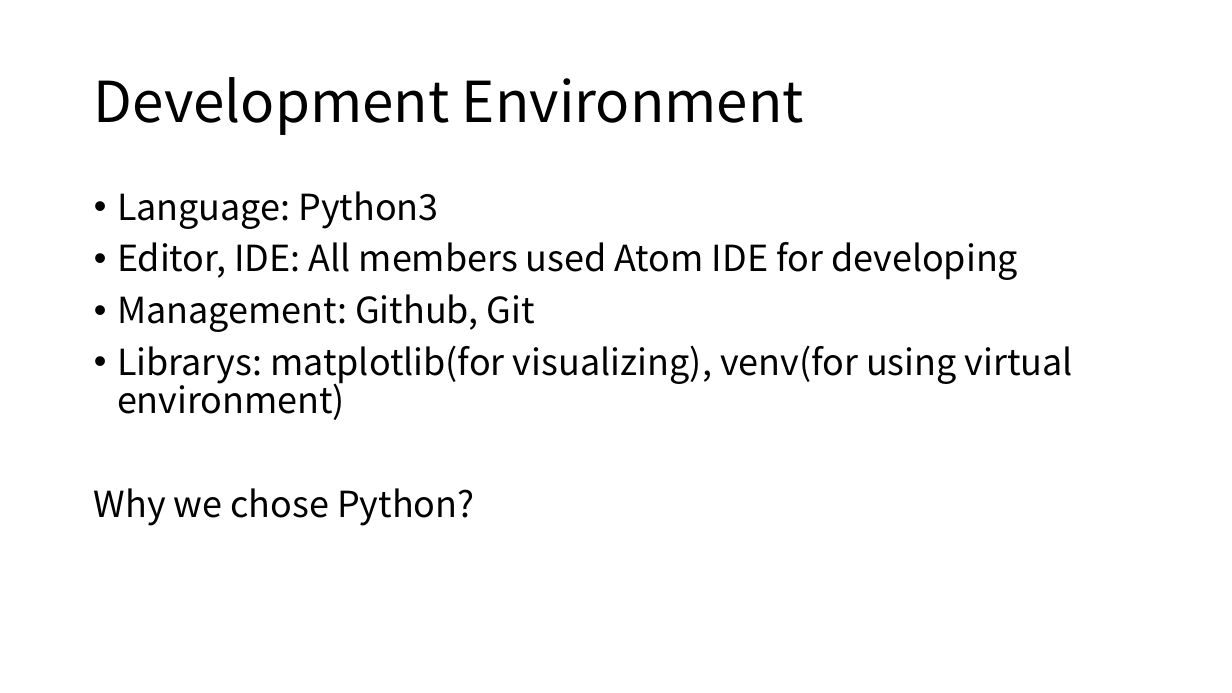
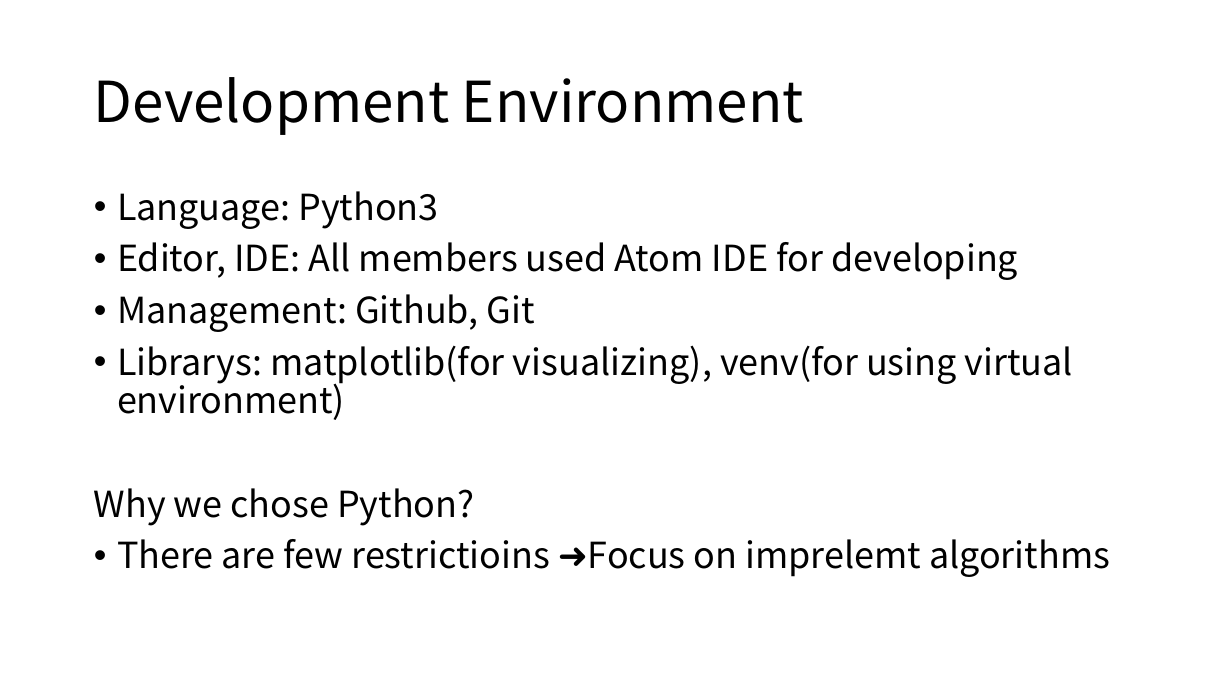
Before and after one commit to ie03-aizu-2019/ie03project-skys, a slide deck: slide 4 of Reports/final.pptx (slide 3 before the commit). Drawn at 1232x693 pixels with LibreOffice and Linux fonts; fonts in the diff are those of the drawing. Boxes give left, top, right and bottom in pixels: in the first picture for what was removed or moved away, otherwise in the second. Text is boxed around its words. In the diff, an @@ line names an element or a change of style, - is before the commit and + after.

```diff
--- a/Reports/final.pptx
+++ b/Reports/final.pptx
@@ text at <box>117,539,1110,577</box>: paragraph added @@
+• There are few restrictioins ➜Focus on imprelemt algorithms
```
Also in this commit, not shown: 5 other slides changed, 3 slides added, 6 other files.
